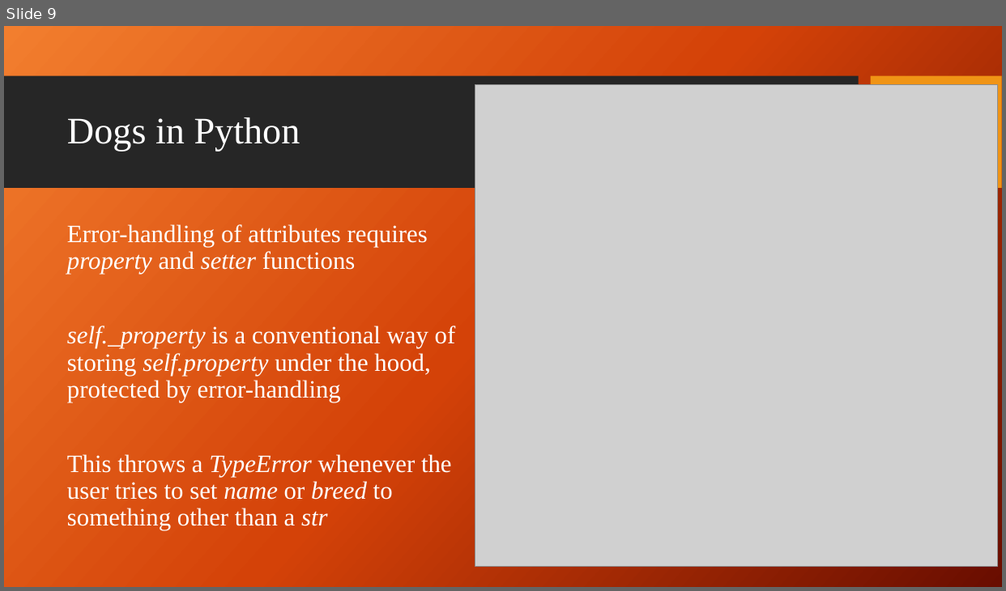
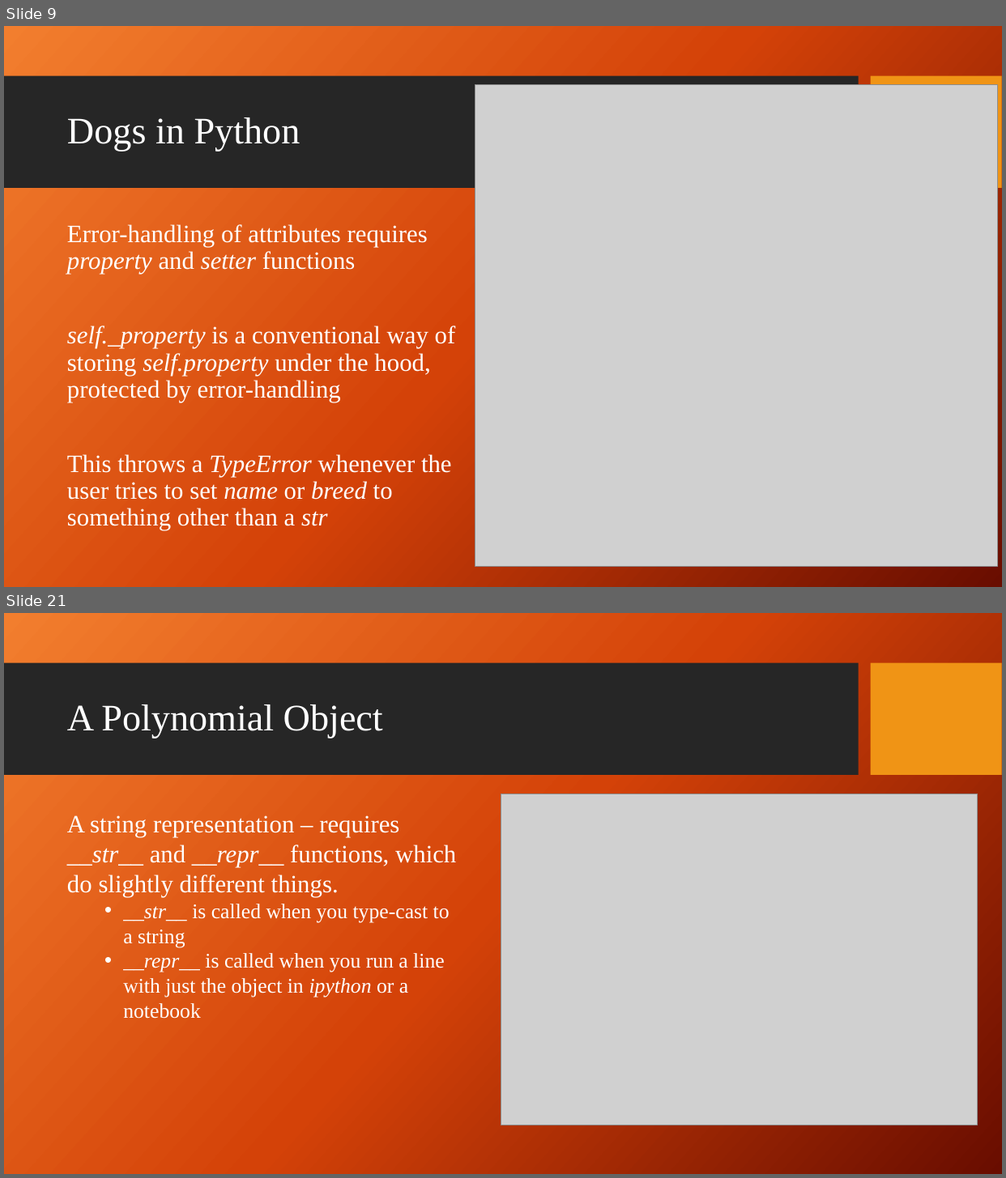
Before and after one commit to giganano/PythonBootcamp, a slide deck: slides/classes.pptx. Shown one above the other, each under a label of ours: slide 9 before the commit, slides 9 and 21 after it; the slides between them are not shown. The pictures are 1006x591 and 1006x1178 pixels, drawn with LibreOffice and Linux fonts; fonts in the diff are those of the drawing; grey boxes stand for pictures; background and template pictures are left out. Boxes give left, top, right and bottom in pixels: in the first picture for what was removed or moved away, otherwise in the second. Text is boxed around its words. In the diff, an @@ line names an element or a change of style, - is before the commit and + after.

```diff
--- a/slides/classes.pptx
+++ b/slides/classes.pptx
@@ slide 21 added at (4,613,1002,1174), background picture (left out); not listed: 2 template elements that a slide beside it also shows @@
@@ title added at (67,705,383,738), 36 pt, text #FFFFFF @@
+A Polynomial Object
@@ picture added at (501,794,978,1126) @@
@@ text added at (67,815,456,1019), 20 pt, text #FFFFFF @@
+A string representation – requires __str__ and __repr__ functions, which do slightly different things.
+  • __str__ is called when you type-cast to a string
+  • __repr__ is called when you run a line with just the object in ipython or a notebook
```
Also in this commit, not shown: 19 other slides added, 16 other files.
